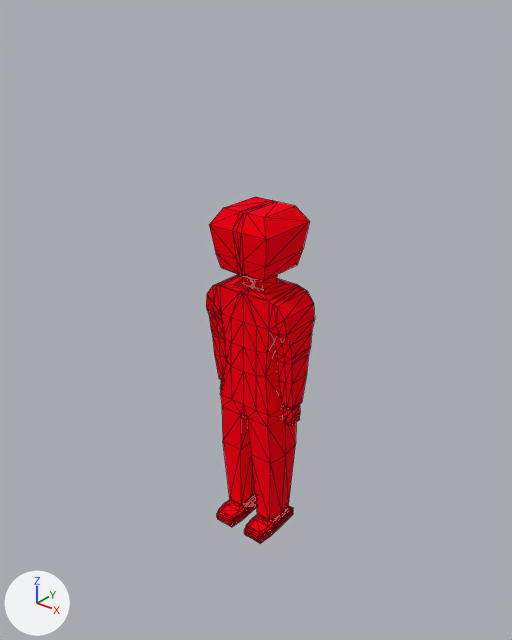
Before and after pictures for a commit that changed the glTF model public/models/me/me.gltf.
Camera for both pictures: a camera (50 mm lens) standing at (4.11, -5.2, 6.41) and looking at (-0.08, 0.04, 3.16). The lights are fixed; the arrows at lower left show +X, +Y and +Z. Mesh edges are drawn as thin lines. Where no turn or scale is listed for an object, it has been applied to the vertices. Vertices at the same position are counted once.
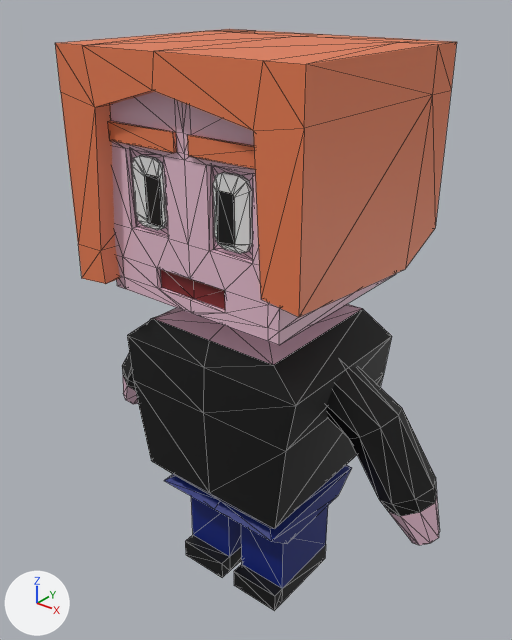
Edits to the bpy script that builds the scene:
```text
Add mat_eye_centre:
    mat_eye_centre = principled_material('Eye Centre')
    mat_eye_centre.base_color = (0.0, 0.0, 0.0)  # black #000000
Add mat_mouth:
    mat_mouth = principled_material('Mouth')
    mat_mouth.base_color = (0.189, 0.0121, 0.0139)  # dark red #781d1f
Add mat_eye_outer:
    mat_eye_outer = principled_material('Eye Outer')
    mat_eye_outer.base_color = (0.8, 0.8, 0.8)  # white #e7e7e7
Add mat_hair:
    mat_hair = principled_material('Hair')
    mat_hair.base_color = (0.8, 0.199, 0.0801)  # orange #e77b50
Add mat_skin:
    mat_skin = principled_material('Skin')
    mat_skin.base_color = (0.8, 0.515, 0.632)  # pink #e7bed0
Add mat_t_shirt:
    mat_t_shirt = principled_material('T-Shirt')
    mat_t_shirt.base_color = (0.0, 0.0, 0.0)  # black #000000
Add mat_jeans:
    mat_jeans = principled_material('Jeans')
    mat_jeans.base_color = (0.0, 0.012, 0.189)  # dark blue #001d78
Change me_cube_002:
    used by ob_cube; location = (0.0, -0.03, 2.02); scale = (0.383, 0.383, 0.383)
    remove me_cube_002.from_pydata(...)  # 539 vertices, 1074 faces; spans x -1.41..1.41, y -0.94..0.98, z -3.61..6.24
    remove me_cube_002.materials.append(mat_material)  # red #ff0027
    add me_cube_002.from_pydata(...)  # 238 vertices, 472 faces; spans x -1.0..1.0, y -1.04..1.0, z -1.0..1.0
    me_cube_002 part 1: 539 vertices removed from x -1.41..1.41, y -0.94..0.98, z -3.61..6.24; 238 vertices added at x -1.0..1.0, y -1.04..1.0, z -1.0..1.0
    add me_cube_002.materials.append(mat_skin)  # pink #e7bed0
    add me_cube_002.materials.append(mat_hair)  # orange #e77b50
    add me_cube_002.materials.append(mat_eye_centre)  # black #000000
    add me_cube_002.materials.append(mat_eye_outer)  # white #e7e7e7
    add me_cube_002.materials.append(mat_mouth)  # dark red #781d1f
Add me_cylinder:
    me_cylinder.from_pydata(...)  # 80 vertices, 152 faces; spans x -0.76..3.65, y -0.29..0.29, z -0.83..0.85
    # faces by material slot: [108, 44]
    me_cylinder.materials.append(mat_t_shirt)  # black #000000
    me_cylinder.materials.append(mat_skin)  # pink #e7bed0
Add me_cube_004:
    me_cube_004.from_pydata(...)  # 86 vertices, 168 faces; spans x -1.09..1.09, y -0.89..0.89, z -2.58..1.15
    # faces by material slot: [88, 24, 56]
    me_cube_004.materials.append(mat_t_shirt)  # black #000000
    me_cube_004.materials.append(mat_skin)  # pink #e7bed0
    me_cube_004.materials.append(mat_jeans)  # dark blue #001d78
Add me_cube_002_1:
    me_cube_002_1.from_pydata(...)  # 50 vertices, 96 faces; spans x -1.32..1.31, y -0.96..1.34, z -2.8..-0.61
    me_cube_002_1.materials.append(mat_hair)  # orange #e77b50
Change ob_cube:
    ob_cube.scale: (0.383, 0.383, 0.383) -> (1.0, 1.0, 1.0)
    ob_cube.location: (0.0, -0.03, 2.02) -> (0.0, 0.0, 4.65)
Add ob_cylinder:
    ob_cylinder = bpy.data.objects.new('Cylinder', me_cylinder)
    ob_cylinder.location = (-1.45, 0.0, 2.24)
Add ob_cube_002:
    ob_cube_002 = bpy.data.objects.new('Cube.002', me_cube_004)
    ob_cube_002.location = (0.0, 0.0, 2.59)
Add ob_cube_001:
    ob_cube_001 = bpy.data.objects.new('Cube.001', me_cube_002_1)
    ob_cube_001.location = (0.0, -0.21, 6.5)
```

Pixel boxes (x1, y1, x2, y2) of what changed, in the pictures (512 x 640 px):
'Cube.001', added (orange): after (55, 29, 457, 317)
'Cube', reshaped, moved, rescaled: before (206, 197, 315, 543); after (108, 92, 395, 345)
'Cube.002', added (black): after (127, 304, 392, 611)
    faces in mat_t_shirt (black #000000): (127, 309, 392, 611)
    faces in mat_jeans (dark blue #001d78): (164, 465, 352, 588)
    faces in mat_skin (pink #e7bed0): (153, 304, 363, 365)
'Cylinder', added (black): after (122, 317, 440, 545)
    faces in mat_t_shirt (black #000000): (122, 317, 437, 516)
    faces in mat_skin (pink #e7bed0): (123, 376, 440, 545)
